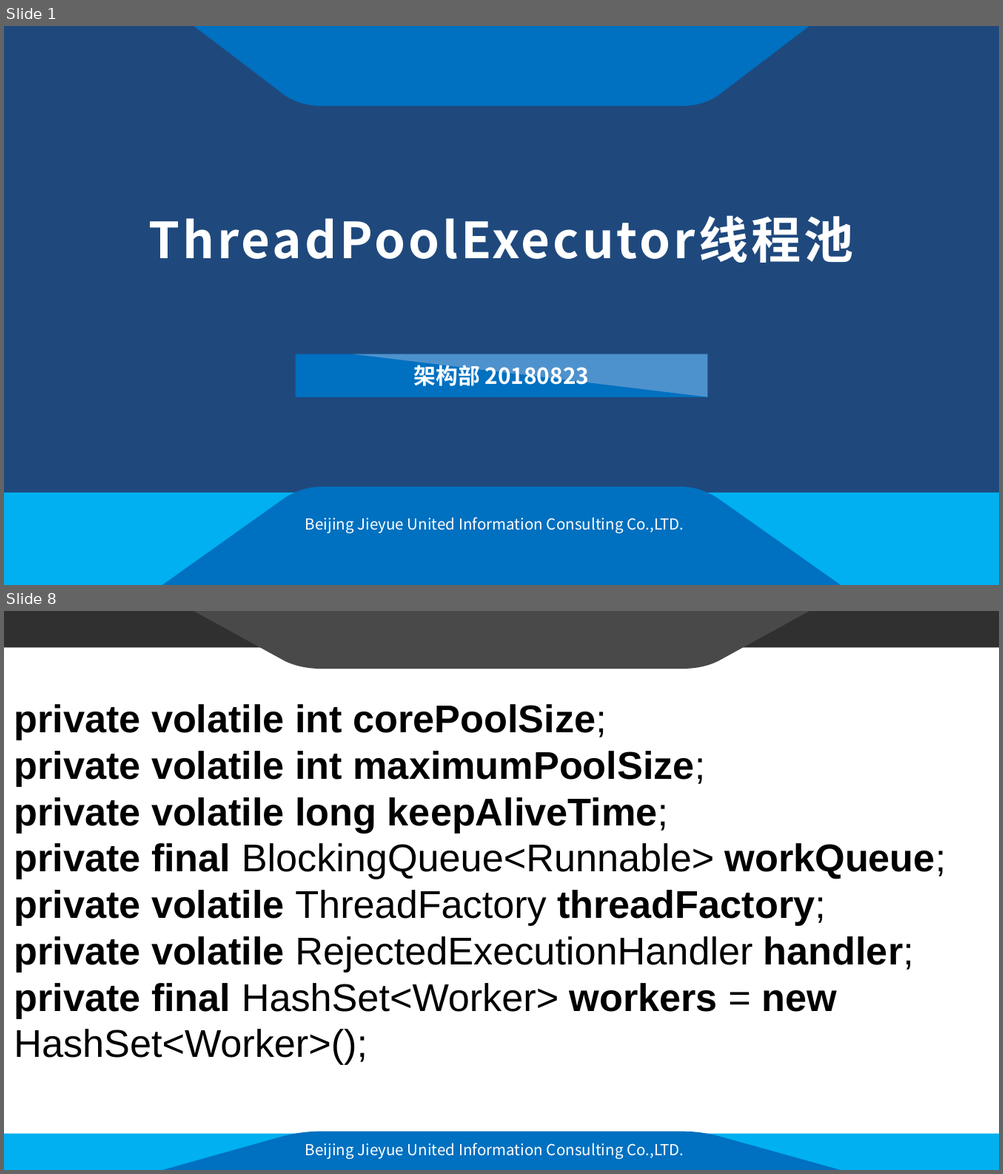
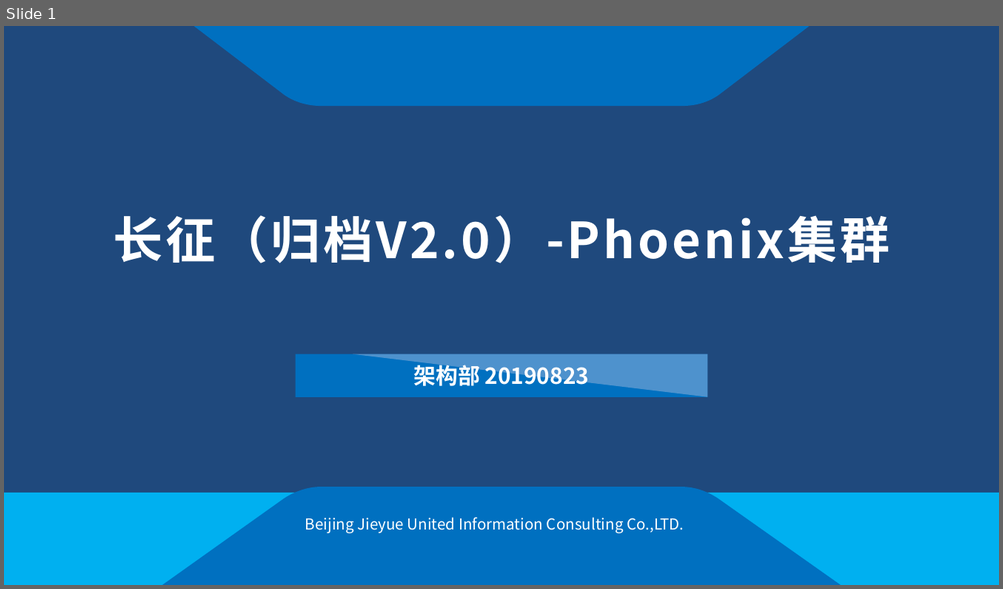
Before and after one commit to franparsunland/documents, a slide deck: 长征-Phoenix集群.pptx. Shown one above the other, each under a label of ours: slides 1 and 8 before the commit, slide 1 after it; the slides between them are not shown. The pictures are 1003x1174 and 1003x589 pixels, drawn with LibreOffice and Linux fonts; fonts in the diff are those of the drawing; background and template pictures are left out. Boxes give left, top, right and bottom in pixels: in the first picture for what was removed or moved away, otherwise in the second. Text is boxed around its words. In the diff, an @@ line names an element or a change of style, - is before the commit and + after.

```diff
--- a/长征-Phoenix集群.pptx
+++ b/长征-Phoenix集群.pptx
@@ slide 8 removed at (x1=4, y1=611, x2=999, y2=1170), background #FFFFFF; not listed: 4 template elements that a slide beside it also shows @@
@@ text removed at (x1=14, y1=704, x2=946, y2=1065) @@
-private volatile int corePoolSize;
-private volatile int maximumPoolSize;
-private volatile long keepAliveTime;
-private final BlockingQueue<Runnable> workQueue;
-private volatile ThreadFactory threadFactory;
-private volatile RejectedExecutionHandler handler;
-private final HashSet<Worker> workers = new HashSet<Worker>();
@@ text removed at (x1=305, y1=1143, x2=683, y2=1159) @@
-Beijing Jieyue United Information Consulting Co.,LTD.
@@ slide 1 changed as well @@
@@ title at (x1=113, y1=215, x2=890, y2=264): text changed @@
-ThreadPoolExecutor线程池
+长征（归档V2.0）-Phoenix集群
@@ text at (x1=414, y1=362, x2=589, y2=390): text changed @@
-架构部 20180823
+架构部 20190823
```
Also in this commit, not shown: 14 slides added, 22 other slides removed.
